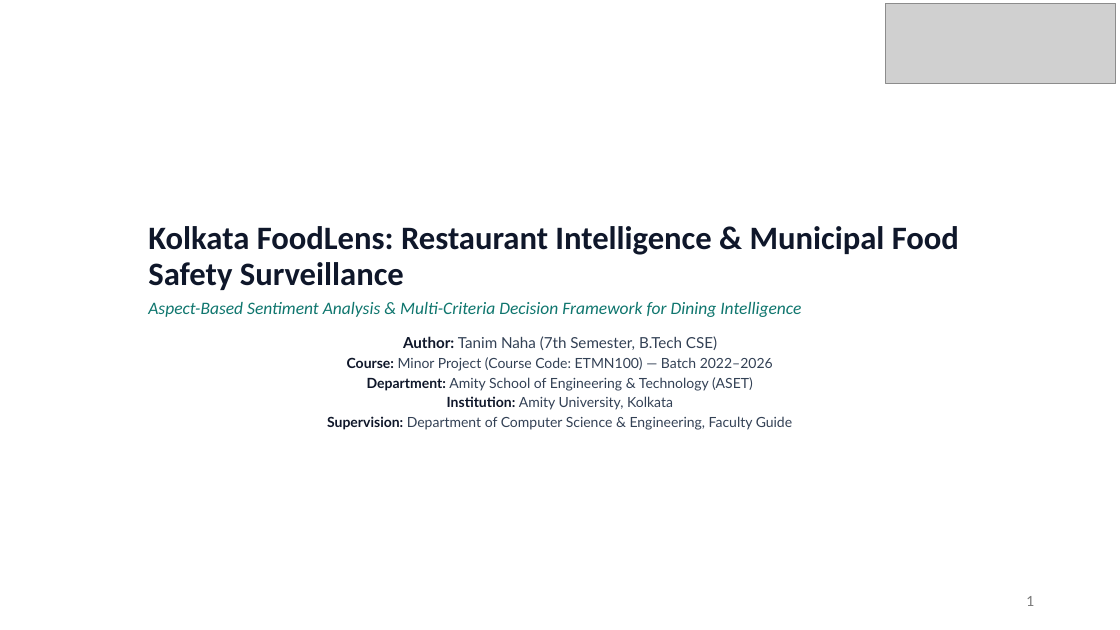
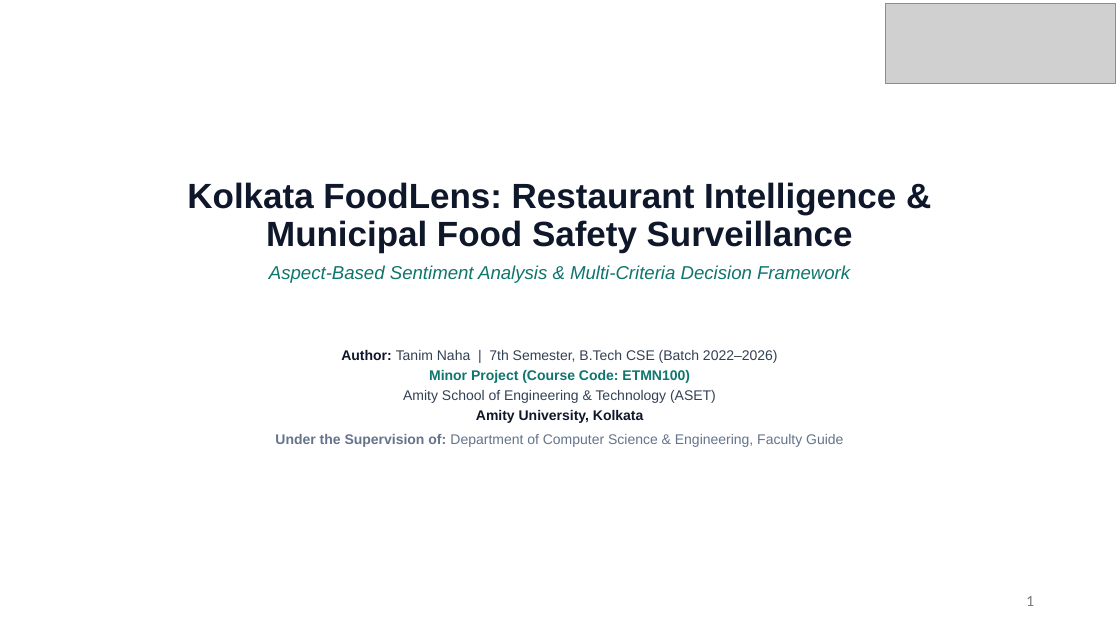
Before and after one commit to tanimnaha/food-review-intelligence, a slide deck: slide 1 of presentation/Kolkata_FoodLens_Minor_Project_Presentation.pptx. Drawn at 1120x630 pixels with LibreOffice and Linux fonts; fonts in the diff are those of the drawing; grey boxes stand for pictures. Boxes give left, top, right and bottom in pixels: in the first picture for what was removed or moved away, otherwise in the second. Text is boxed around its words. In the diff, an @@ line names an element or a change of style, - is before the commit and + after.

Commit message:
fix(presentation): refine slide design to human publication-grade light theme eliminating empty card containers and unifying typographic alignment

```diff
--- a/presentation/Kolkata_FoodLens_Minor_Project_Presentation.pptx
+++ b/presentation/Kolkata_FoodLens_Minor_Project_Presentation.pptx
@@ title "Kolkata FoodLens: Restaurant Intelligence & ...": place and size @@
-title "Kolkata FoodLens: Restaurant Intelligence & ..." at <box>148,226,959,317</box>
+title "Kolkata FoodLens: Restaurant Intelligence & ..." at <box>187,182,896,283</box>
@@ title "Kolkata FoodLens: Restaurant Intelligence & ..." at <box>187,182,896,283</box>: vertical alignment bottom to middle @@
@@ title at <box>187,182,896,253</box>: size 28 to 30 pt, font Calibri to Arial in "Kolkata FoodLens: Restaurant Intelligence & Municipal Food ..."; alignment left to centre @@
@@ title at <box>269,265,850,283</box>: text changed; size 15 to 16 pt; font Calibri to Arial @@
-Aspect-Based Sentiment Analysis & Multi-Criteria Decision Framework for Dining Intelligence
+Aspect-Based Sentiment Analysis & Multi-Criteria Decision Framework
@@ subtitle at <box>275,350,843,447</box>: text changed; font Lato to Arial @@
-Author: Tanim Naha (7th Semester, B.Tech CSE)
-Course: Minor Project (Course Code: ETMN100) — Batch 2022–2026
-Department: Amity School of Engineering & Technology (ASET)
-Institution: Amity University, Kolkata
-Supervision: Department of Computer Science & Engineering, Faculty Guide
+Author: Tanim Naha | 7th Semester, B.Tech CSE (Batch 2022–2026)
+Minor Project (Course Code: ETMN100)
+Amity School of Engineering & Technology (ASET)
+Amity University, Kolkata
+Under the Supervision of: Department of Computer Science & Engineering, Faculty Guide
```
Also in this commit, not shown: 9 other slides changed, 4 other files.
